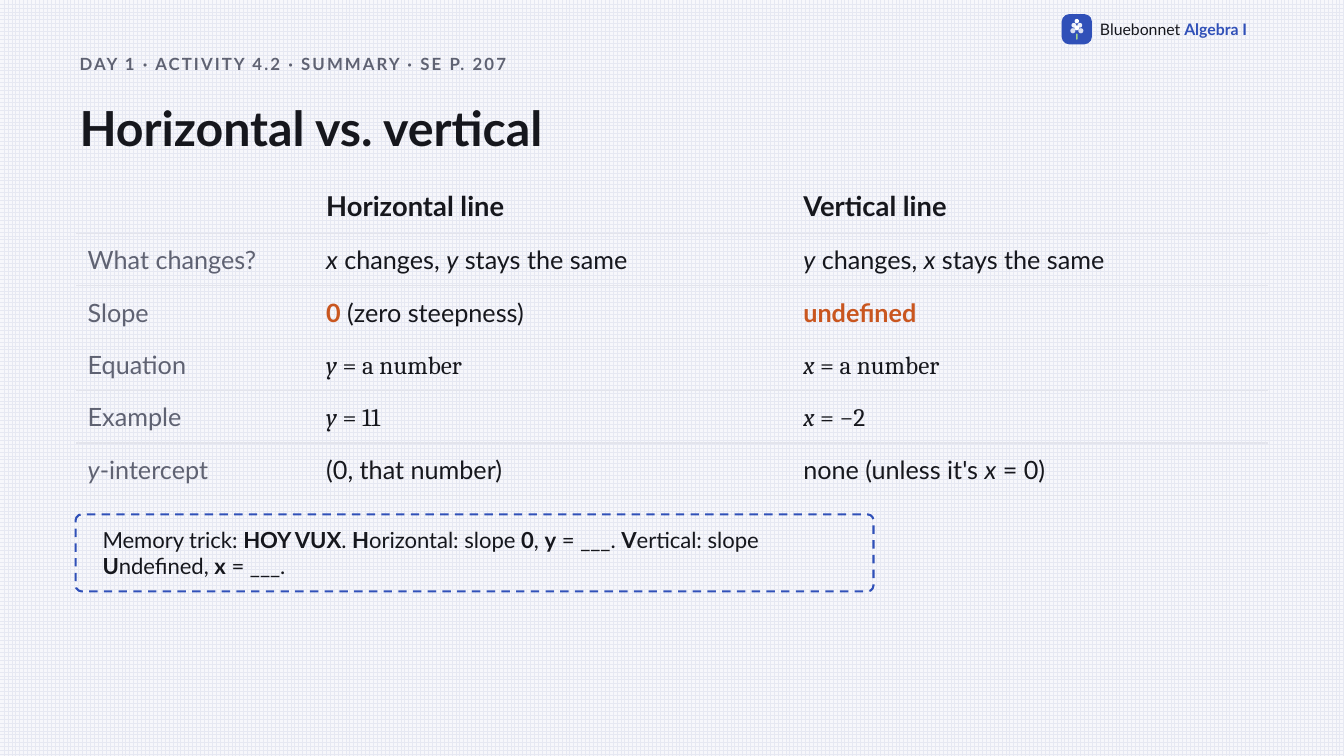
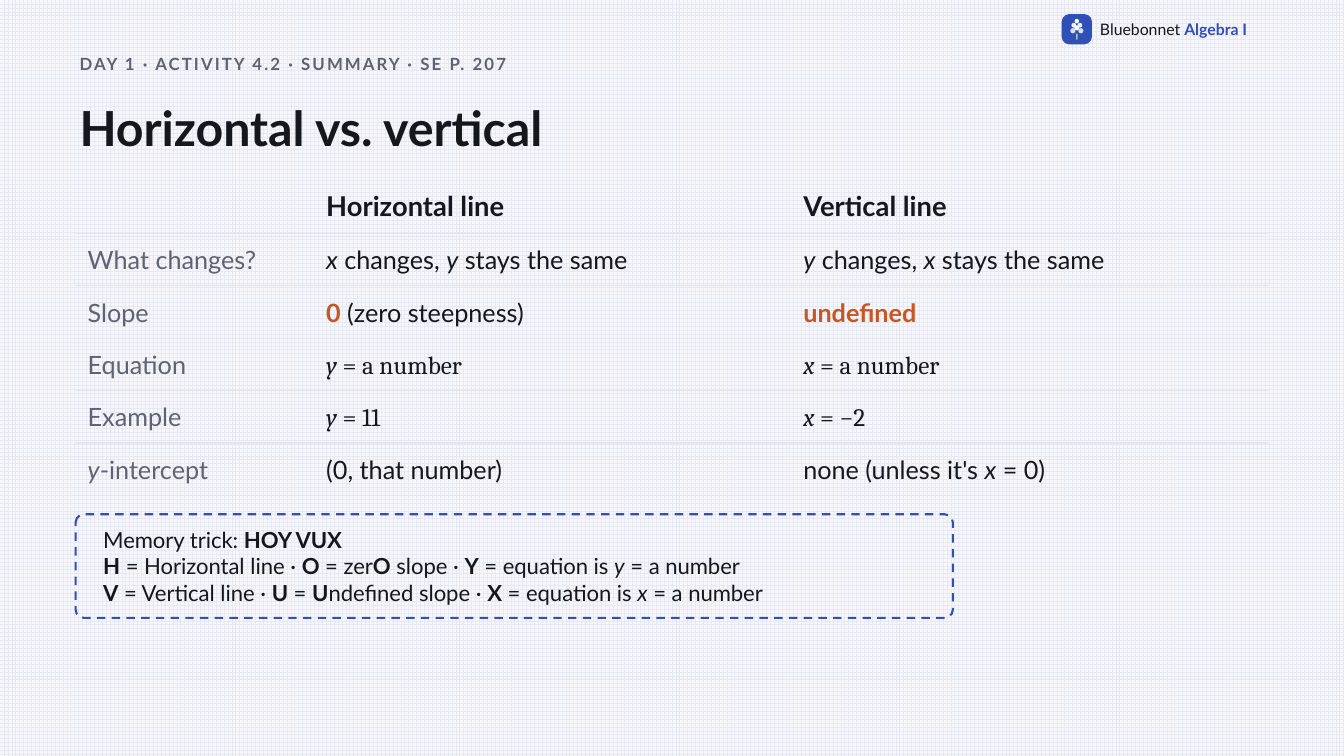
Before and after one commit to Apolloat2022/Algebra1M2U1L4, a slide deck: slide 21 of point-slope-form-lesson4.pptx. Drawn at 1344x756 pixels with LibreOffice and Linux fonts; fonts in the diff are those of the drawing. Boxes give left, top, right and bottom in pixels: in the first picture for what was removed or moved away, otherwise in the second. Text is boxed around its words. In the diff, an @@ line names an element or a change of style, - is before the commit and + after.

```diff
--- a/point-slope-form-lesson4.pptx
+++ b/point-slope-form-lesson4.pptx
@@ rounded rectangle "Memory trick: HOY VUX H ...": place and size @@
-rounded rectangle "Memory trick: HOY VUX H ..." at (76,514,874,592)
+rounded rectangle "Memory trick: HOY VUX H ..." at (76,514,953,618)
@@ text in rounded rectangle at (103,531,763,605): text changed @@
-Memory trick: HOY VUX. Horizontal: slope 0, y = ___. Vertical: slope Undefined, x = ___.
+Memory trick: HOY VUX
+H = Horizontal line · O = zerO slope · Y = equation is y = a number
+V = Vertical line · U = Undefined slope · X = equation is x = a number
```
Also in this commit, not shown: 1 other file.
